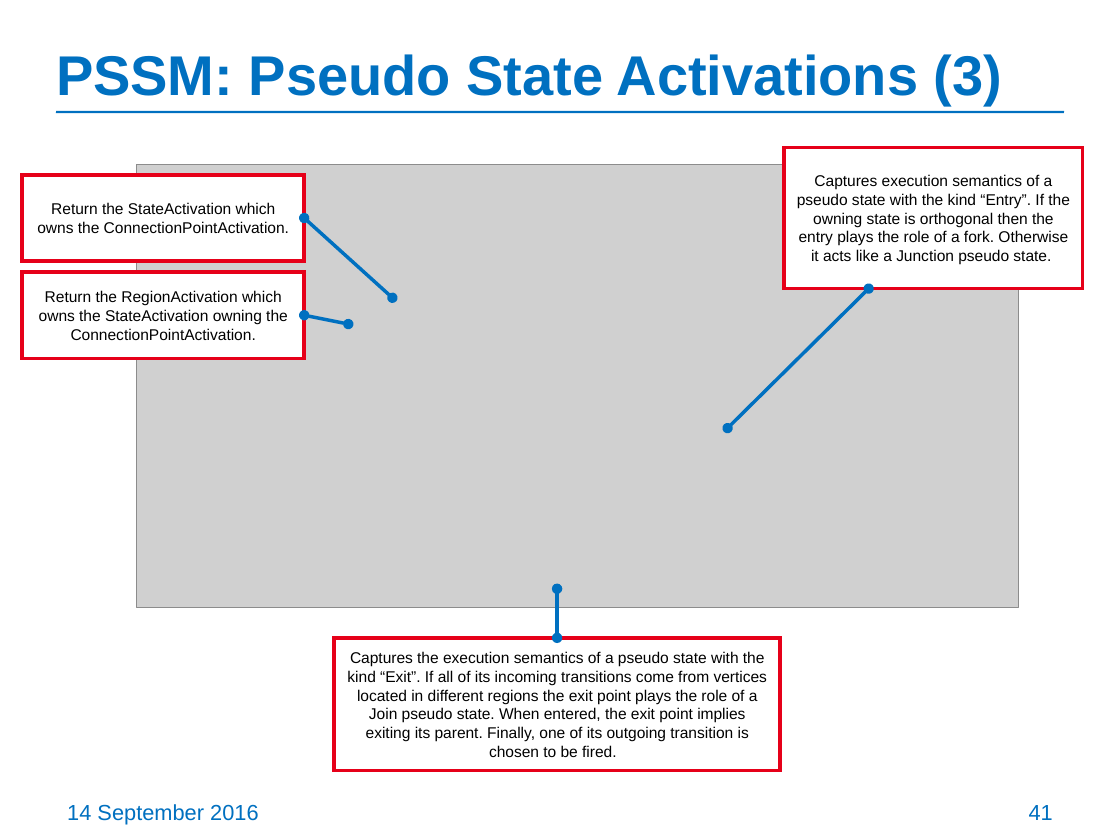
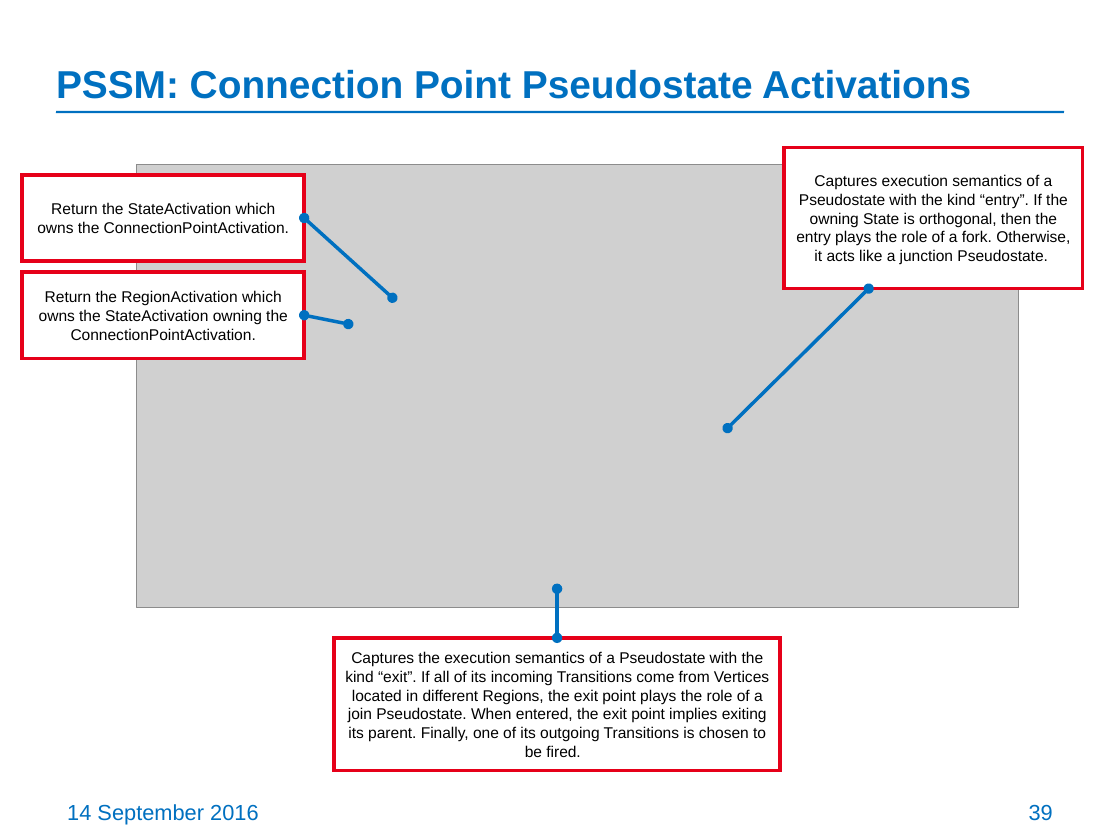
Before and after one commit to ModelDriven/PSSM, a slide deck: slide 39 of Presentations/201609-Chicago-Meeting/PSSM-initial-submission-update.pptx (slide 41 before the commit). Drawn at 1120x840 pixels with LibreOffice and Linux fonts; fonts in the diff are those of the drawing; grey boxes stand for pictures. Boxes give left, top, right and bottom in pixels: in the first picture for what was removed or moved away, otherwise in the second. Text is boxed around its words. In the diff, an @@ line names an element or a change of style, - is before the commit and + after.

```diff
--- a/Presentations/201609-Chicago-Meeting/PSSM-initial-submission-update.pptx
+++ b/Presentations/201609-Chicago-Meeting/PSSM-initial-submission-update.pptx
@@ title at bbox=[56, 69, 971, 99]: text changed; size 36 to 25 pt @@
-PSSM: Pseudo State Activations (3)
+PSSM: Connection Point Pseudostate Activations
@@ text in rectangle at bbox=[796, 174, 1070, 265]: text changed @@
-Captures execution semantics of a pseudo state with the kind “Entry”. If the owning state is orthogonal then the entry plays the role of a fork. Otherwise it acts like a Junction pseudo state.
+Captures execution semantics of a Pseudostate with the kind “entry”. If the owning State is orthogonal, then the entry plays the role of a fork. Otherwise, it acts like a junction Pseudostate.
@@ text in rectangle at bbox=[345, 651, 769, 757]: text changed @@
-Captures the execution semantics of a pseudo state with the kind “Exit”. If all of its incoming transitions come from vertices located in different regions the exit point plays the role of a Join pseudo state. When entered, the exit point implies exiting its parent. Finally, one of its outgoing transition is chosen to be fired.
+Captures the execution semantics of a Pseudostate with the kind “exit”. If all of its incoming Transitions come from Vertices located in different Regions, the exit point plays the role of a join Pseudostate. When entered, the exit point implies exiting its parent. Finally, one of its outgoing Transitions is chosen to be fired.
@@ page number at bbox=[1029, 804, 1053, 821]: text changed @@
-41
+39
```
Also in this commit, not shown: 36 other slides changed, 19 slides removed.
